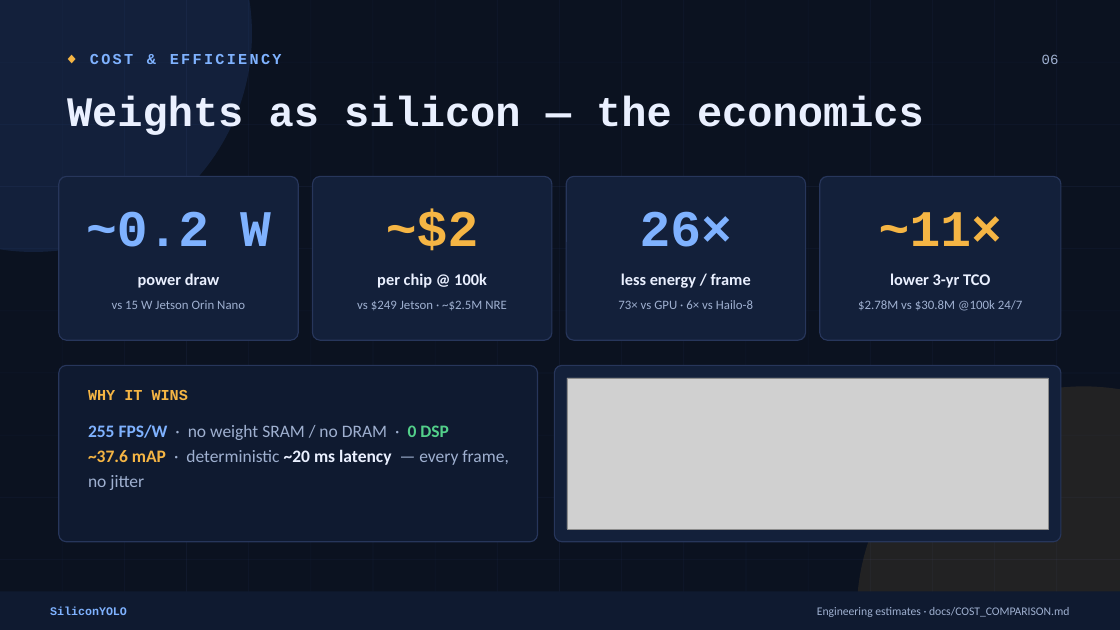
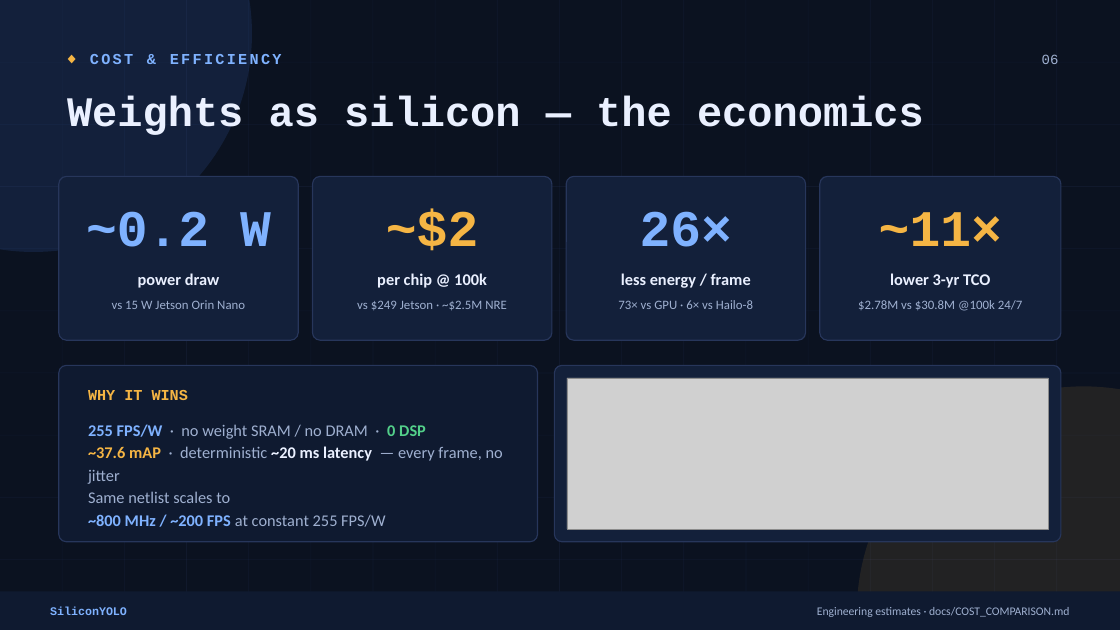
Before and after one commit to kejiwuxian/SiliconYOLO, a slide deck: slide 7 of docs/SiliconYOLO_pitch.pptx. Drawn at 1120x630 pixels with LibreOffice and Linux fonts; fonts in the diff are those of the drawing; grey boxes stand for pictures. Boxes give left, top, right and bottom in pixels: in the first picture for what was removed or moved away, otherwise in the second. Text is boxed around its words. In the diff, an @@ line names an element or a change of style, - is before the commit and + after.

```diff
--- a/docs/SiliconYOLO_pitch.pptx
+++ b/docs/SiliconYOLO_pitch.pptx
@@ text at [88, 424, 503, 484]: size 15 to 14 pt in "255 FPS/W · no weight SRAM / ..."; line spacing 1.2 to 1.15 @@
@@ text at [88, 491, 385, 527]: paragraphs added @@
+Same netlist scales to
+~800 MHz / ~200 FPS at constant 255 FPS/W
```
Also in this commit, not shown: 2 other slides changed, 5 other files.
